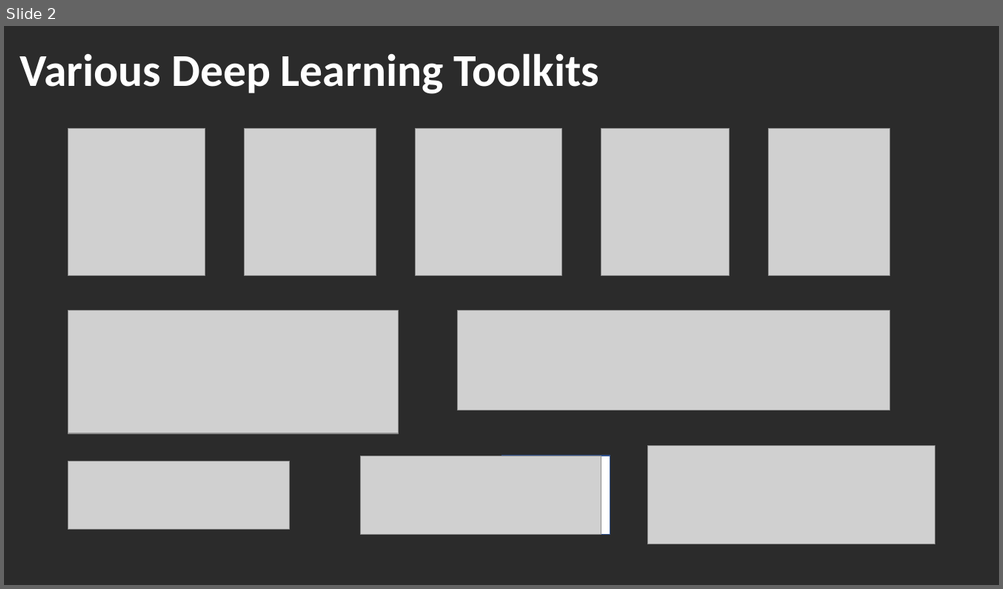
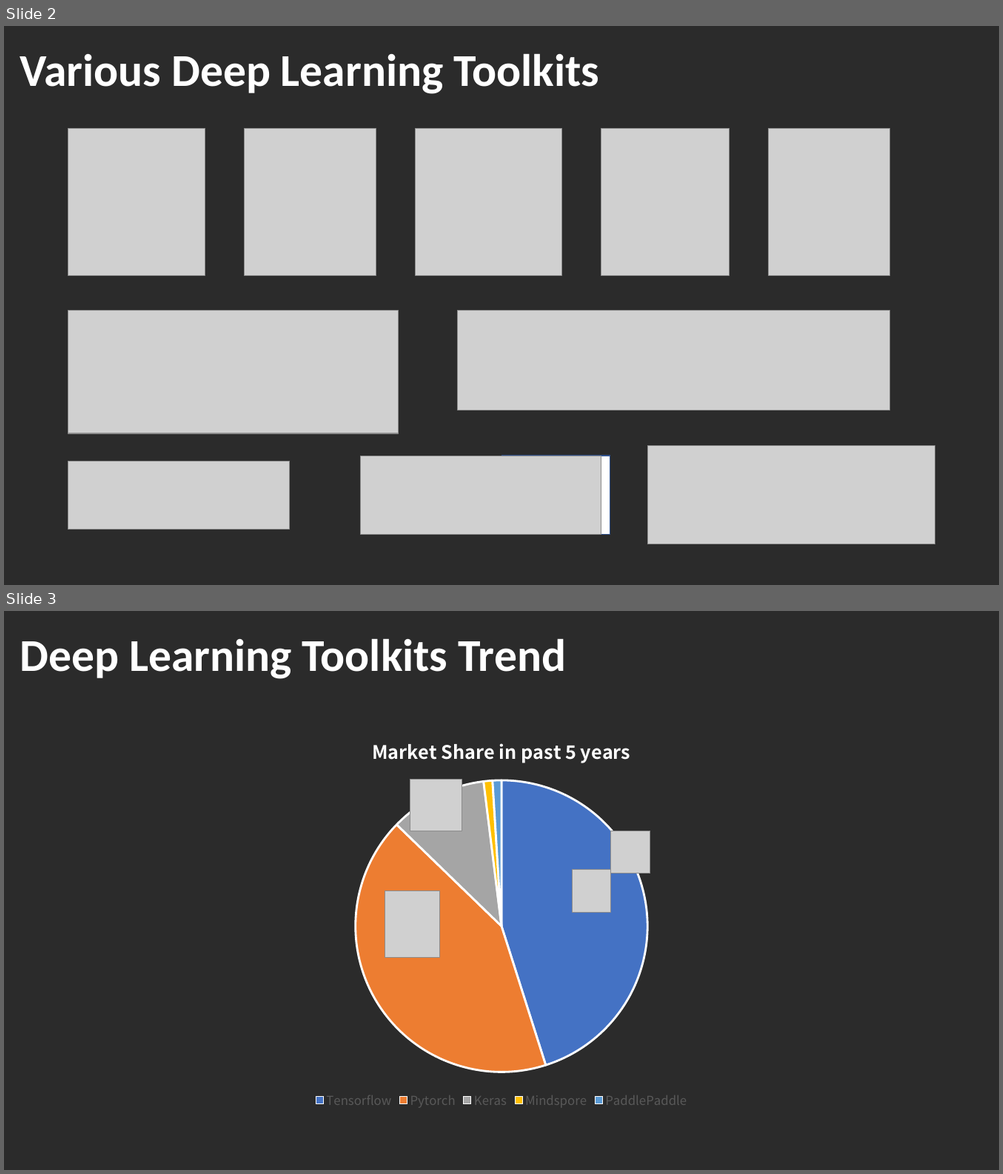
Before and after one commit to Meimin-Wang/Tensorflow-2_Tutorial, a slide deck: ppt/Tensorflow 2 Tutorial.pptx. Shown one above the other, each under a label of ours: slide 2 before the commit, slides 2 and 3 after it. The pictures are 1003x589 and 1003x1174 pixels, drawn with LibreOffice and Linux fonts; fonts in the diff are those of the drawing; grey boxes stand for pictures; background and template pictures are left out; a plain dark background stands for a picture behind light text. Boxes give left, top, right and bottom in pixels: in the first picture for what was removed or moved away, otherwise in the second. Text is boxed around its words. In the diff, an @@ line names an element or a change of style, - is before the commit and + after.

Commit message:
Tensor

```diff
--- a/ppt/Tensorflow 2 Tutorial.pptx
+++ b/ppt/Tensorflow 2 Tutorial.pptx
@@ slide 3 added at (4,611,999,1170), background picture (left out) @@
@@ title added at (20,638,566,679), 44 pt, text #FFFFFF, bold @@
+Deep Learning Toolkits Trend
@@ group added at (153,720,851,1113): 4 pictures, 1 pie chart @@
+title "Market Share in past 5 years "
+categories: Tensorflow, Pytorch, Keras, Mindspore, PaddlePaddle
+Series 1: 45, 42, 11, 1, 1
```
Also in this commit, not shown: 1 slide changed, 1 other slide added, 3 other files.
